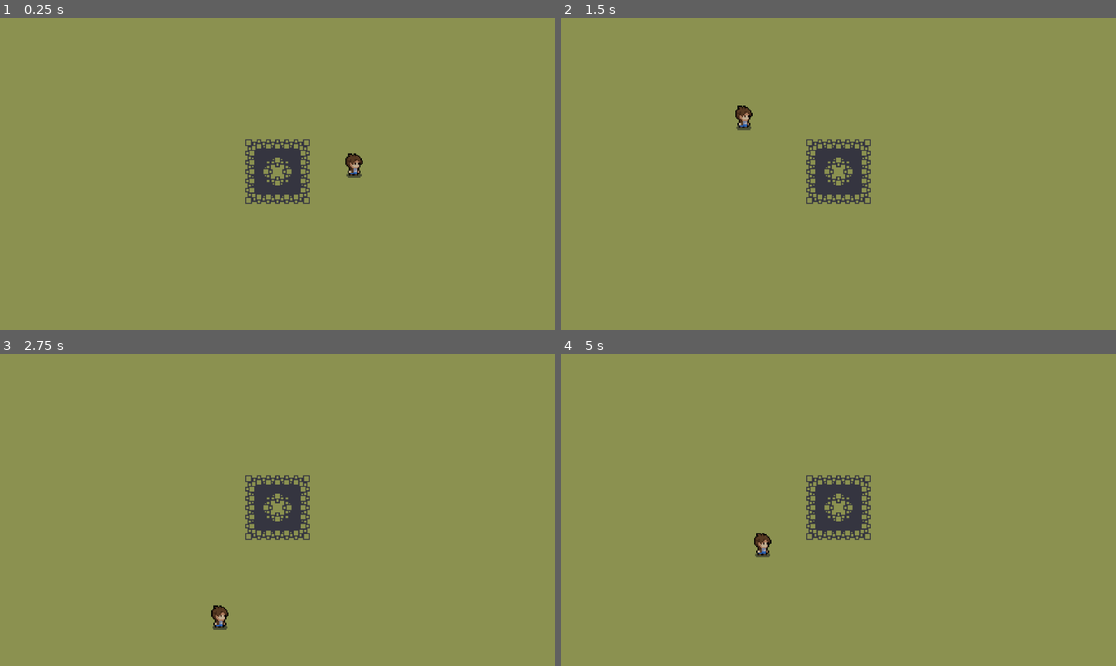
Above: before the commit, frames 1-4 (two rows, left to right).
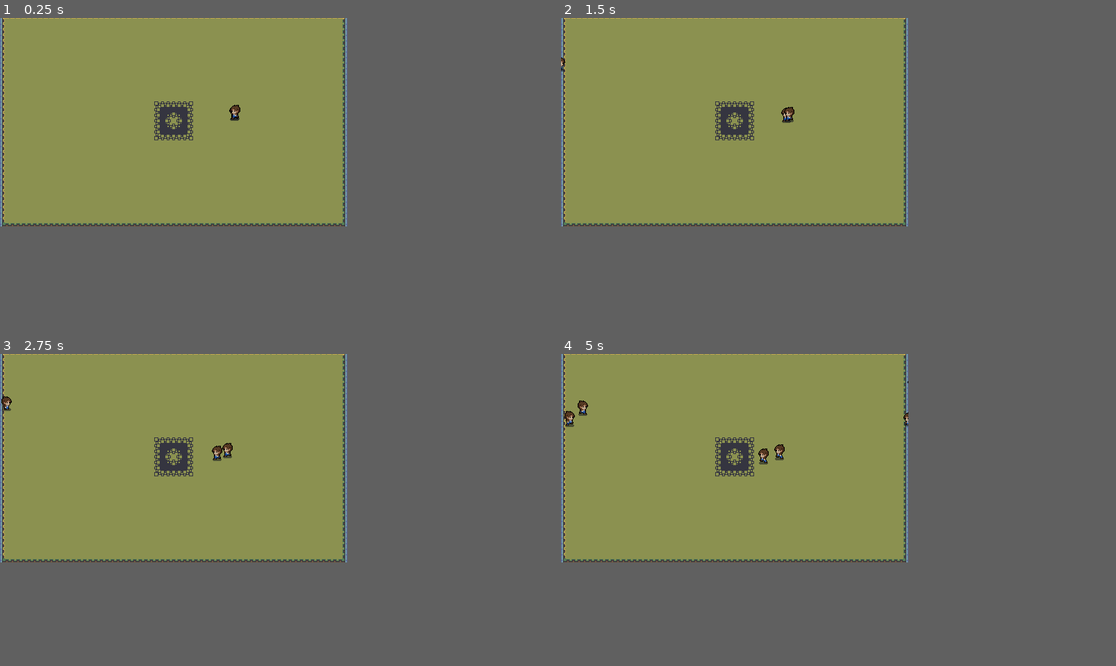
Above: after the commit, the same moments.

Repository: HarryLin349/WitchGame
Game: Godot game, scene res://overworld.tscn
Two runs of this game, one before a commit and one after it. Both use one fixed random seed, a clock stepped at 60 frames per second and the inputs below.
Inputs:
- Up to frame 1 (0.25 s): no input
- Up to frame 2 (1.5 s): no input
- Up to frame 3 (2.75 s): no input
- Up to frame 4 (5 s): no input
In our replay, the window is 799x449 before the commit and 500x300 after it. These sizes can differ from the game's own. Grey fills any space a smaller window leaves; there, only what the larger window draws over its background counts as a difference.

The runs differ from the first frame. In frame 1, 4.3% of the frame differs, in the area x 0-66%, y 0-67%; in frame 2, 4.2%; in frame 3, 4.5%; in frame 4, 4.6%, in the area x 0-63%, y 0-67%.

Commit message:
add enemy script, slug enemy

Diff:
--- a/ant.gd
+++ b/ant.gd
@@ -1,25 +1,7 @@
-extends CharacterBody2D
+extends "res://enemy.gd"
 
-# Define the speed of the character
-var speed = 100
-
-
-
-func _process(delta):
-	# Get the screen's center point (viewport center)
-	var screen_center = Vector2(0, 0)
-
-	# Calculate the direction vector from the current position to the center
-	var direction = (screen_center - global_position).normalized()
-
-	# Move the character towards the center
-	velocity = direction * speed
-
-	# Move and slide the character (since you're using CharacterBody2D)
-	move_and_slide()
-	if global_position.distance_to(screen_center) < 10:
-		queue_free()  # Remove the node from the scene
-
-
-func _on_timer_timeout() -> void:
-	pass # Replace with function body.
+func _ready():
+	health = 1
+	damage = 1
+	speed = 10
+	animated_sprite = $AnimatedSprite2D
--- /dev/null
+++ b/enemy.gd
@@ -0,0 +1,35 @@
+extends CharacterBody2D
+
+var health: int
+var damage: int
+var speed: int
+var animated_sprite : AnimatedSprite2D
+
+#
+#func _init(_health: int, _damage: int, _speed: int):
+	#health = _health
+	#damage = _damage
+	#speed = _speed
+	#animated_sprite = $AnimatedSprite2D
+
+
+# Default movement (for the ant or any enemy that follows the same behavior)
+func _process(delta):
+	move_towards_center(delta)
+
+func move_towards_center(delta):
+	var screen_center = Vector2(0, 0)
+	var direction = (screen_center - global_position).normalized()
+	velocity = direction * speed
+	if (animated_sprite != null):
+		animated_sprite.play("walk_right")
+		animated_sprite.flip_h = direction.x < 0
+	move_and_slide()
+
+	if global_position.distance_to(screen_center) < 10:
+		queue_free()  # Remove the node when it reaches the center
+
+func take_damage(amount: int):
+	health -= amount
+	if health <= 0:
+		queue_free()  # Remove the enemy if health reaches 0
--- a/overworld.tscn
+++ b/overworld.tscn
@@ -1,8 +1,9 @@
-[gd_scene load_steps=8 format=3 uid="uid://4iu3mdvkpscm"]
+[gd_scene load_steps=9 format=3 uid="uid://4iu3mdvkpscm"]
 
 [ext_resource type="Texture2D" uid="uid://c21q1l3tt4wo2" path="res://forest_.png" id="1_qk6qt"]
 [ext_resource type="Texture2D" uid="uid://b1mainy64wpas" path="res://cave_.png" id="2_8yr2y"]
 [ext_resource type="PackedScene" uid="uid://dxcvi0xq8haw4" path="res://ant.tscn" id="3_5ikuh"]
+[ext_resource type="Script" path="res://slug.gd" id="4_j436t"]
 [ext_resource type="Script" path="res://spawner.gd" id="4_owgup"]
 
 [sub_resource type="TileSetAtlasSource" id="TileSetAtlasSource_5uff0"]
@@ -311,12 +312,17 @@
 
 [node name="Camera2D" type="Camera2D" parent="."]
 position = Vector2(-2, 0)
-zoom = Vector2(0.8, 0.8)
 
 [node name="ant" parent="." instance=ExtResource("3_5ikuh")]
 position = Vector2(87, -22)
 
-[node name="Spawner" type="Node" parent="."]
+[node name="slug" parent="." instance=ExtResource("3_5ikuh")]
+position = Vector2(87, -22)
+script = ExtResource("4_j436t")
+
+[node name="Timer" type="Timer" parent="slug"]
+
+[node name="Spawner" type="Node2D" parent="."]
 script = ExtResource("4_owgup")
 
 [node name="Timer" type="Timer" parent="Spawner"]
--- a/project.godot
+++ b/project.godot
@@ -17,8 +17,11 @@
 
 [display]
 
-window/stretch/scale=3.0
+window/size/viewport_width=500
+window/size/viewport_height=300
+window/stretch/mode="viewport"
+window/stretch/scale_mode="integer"
 
 [rendering]
 
-textures/canvas_textures/default_texture_filter=0
+textures/canvas_textures/default_texture_filter=3
--- /dev/null
+++ b/slug.gd
@@ -0,0 +1,26 @@
+extends "res://enemy.gd"
+
+var time_elapsed: float = 0.0
+var min_speed: float = 0
+var max_speed: float = 10
+var speed_duration: float = 3  # The time for one full oscillation (1 second)
+
+func _ready():
+	health = 2
+	damage = 2
+	speed = 5  # Initial speed
+	animated_sprite = $AnimatedSprite2D
+
+# Override the _process function to update speed based on sine wave
+func _process(delta):
+	# Accumulate time
+	time_elapsed += delta
+
+	# Adjust the speed using a sine wave: sin(2 * PI * (t / duration)) oscillates between -1 and 1
+	var sine_value = sin(2 * PI * (time_elapsed / speed_duration))
+
+	# Map the sine wave (-1, 1) to the speed range (min_speed, max_speed)
+	speed = lerp(min_speed, max_speed, (sine_value + 1) / 2)
+
+	# Call the movement logic
+	move_towards_center(delta)
--- /dev/null
+++ b/slug.tscn
@@ -0,0 +1,63 @@
+[gd_scene load_steps=10 format=3 uid="uid://d1h2oh3ex1ewl"]
+
+[ext_resource type="Texture2D" uid="uid://b5nyewp0hfl0e" path="res://player.png" id="1_dot2q"]
+[ext_resource type="Script" path="res://slug.gd" id="1_i5km4"]
+
+[sub_resource type="AtlasTexture" id="AtlasTexture_fwp45"]
+atlas = ExtResource("1_dot2q")
+region = Rect2(0, 48, 48, 48)
+
+[sub_resource type="AtlasTexture" id="AtlasTexture_vldwp"]
+atlas = ExtResource("1_dot2q")
+region = Rect2(48, 48, 48, 48)
+
+[sub_resource type="AtlasTexture" id="AtlasTexture_06dcq"]
+atlas = ExtResource("1_dot2q")
+region = Rect2(96, 48, 48, 48)
+
+[sub_resource type="AtlasTexture" id="AtlasTexture_px7c3"]
+atlas = ExtResource("1_dot2q")
+region = Rect2(144, 48, 48, 48)
+
+[sub_resource type="AtlasTexture" id="AtlasTexture_e63gn"]
+atlas = ExtResource("1_dot2q")
+region = Rect2(192, 48, 48, 48)
+
+[sub_resource type="AtlasTexture" id="AtlasTexture_fy7y5"]
+atlas = ExtResource("1_dot2q")
+region = Rect2(240, 48, 48, 48)
+
+[sub_resource type="SpriteFrames" id="SpriteFrames_8bm1v"]
+animations = [{
+"frames": [{
+"duration": 1.0,
+"texture": SubResource("AtlasTexture_fwp45")
+}, {
+"duration": 1.0,
+"texture": SubResource("AtlasTexture_vldwp")
+}, {
+"duration": 1.0,
+"texture": SubResource("AtlasTexture_06dcq")
+}, {
+"duration": 1.0,
+"texture": SubResource("AtlasTexture_px7c3")
+}, {
+"duration": 1.0,
+"texture": SubResource("AtlasTexture_e63gn")
+}, {
+"duration": 1.0,
+"texture": SubResource("AtlasTexture_fy7y5")
+}],
+"loop": true,
+"name": &"walk_right",
+"speed": 5.0
+}]
+
+[node name="Slug" type="CharacterBody2D"]
+script = ExtResource("1_i5km4")
+
+[node name="AnimatedSprite2D" type="AnimatedSprite2D" parent="."]
+position = Vector2(2, -2)
+sprite_frames = SubResource("SpriteFrames_8bm1v")
+animation = &"walk_right"
+frame_progress = 0.306773
--- a/spawner.gd
+++ b/spawner.gd
@@ -1,7 +1,10 @@
-extends Node
+extends Node2D
 
 
 @onready var antScene = preload("res://ant.tscn")
+@onready var slugScene = preload("res://slug.tscn")
+
+var animated_sprite
 
 # Called when the node enters the scene tree for the first time.
 func _ready() -> void:
@@ -14,8 +17,17 @@
 
 
 func _on_timer_timeout() -> void:
-	var antInstance = antScene.instantiate()
-	antInstance.position = Vector2(randf_range(-200, 200), randf_range(-200, 200))
+	#get the width and height of the screen
+	var enemyInstance = antScene.instantiate() if randf() < 0.5 else slugScene.instantiate()
+
+	var screen_size = get_viewport_rect().size
+	var width = screen_size.x
+	var height = screen_size.y
+
+	var spawnX = -width / 2 - 10 if randf() < 0.5 else width / 2 + 10
+	var spawnY = randf_range(-50 - height / 2, 50 + height / 2)
+
+	enemyInstance.position = Vector2(spawnX, spawnY)
 	# add instance to the scene
-	add_child(antInstance)
+	add_child(enemyInstance)
 	pass
